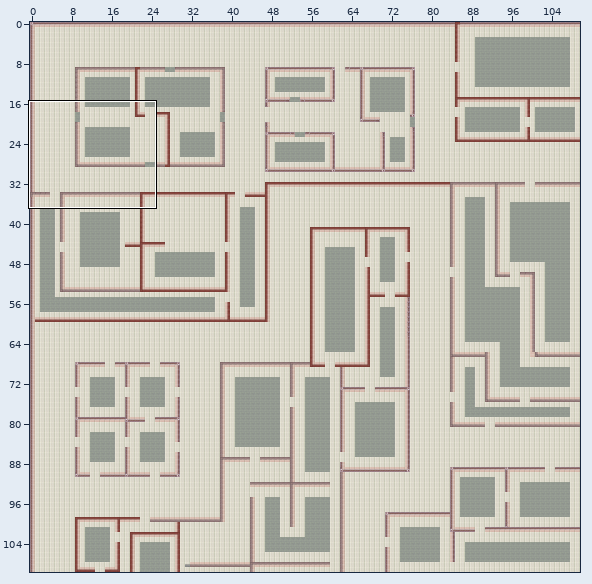
Tiled map, stored at data/map/area02.tmx. The first picture is a wide view before the edit; the outline marks the close-up.
Close-up. Before the edit:
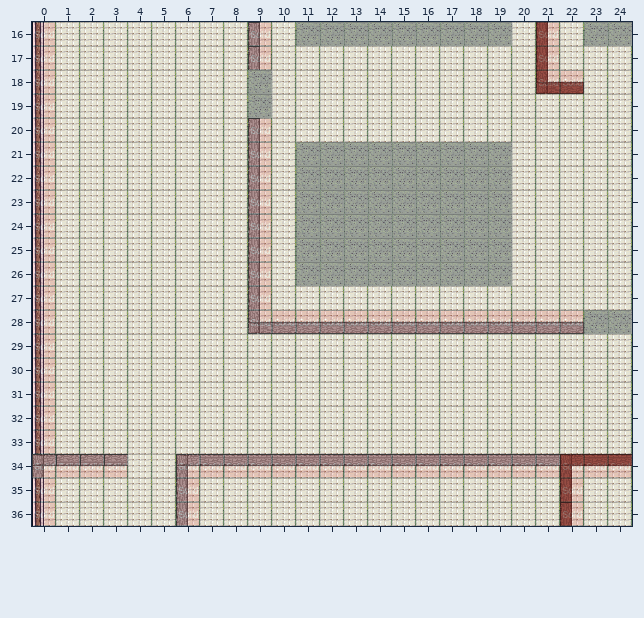
Cells are 32x32 px. Shown: x 0..24, y 16..36. The commit also changed other parts of the map, which this record leaves out. Tiles whose own drawing changed are shown in their newer look in all pictures.
The same view after the edit:
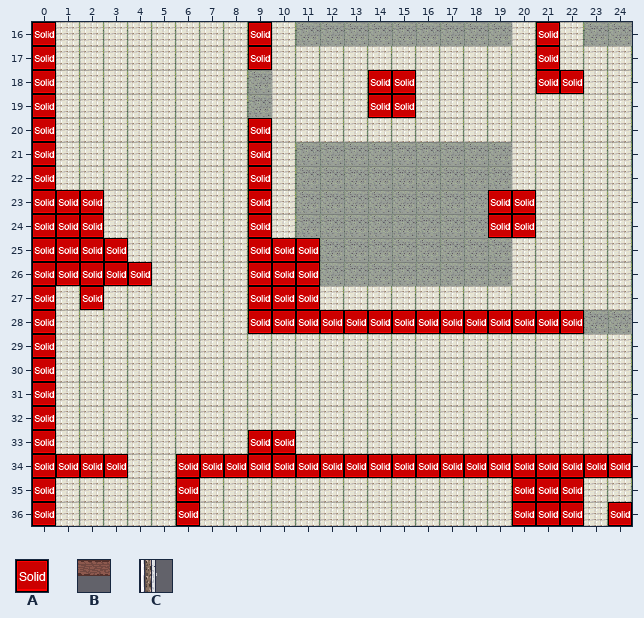
Key: from "metatiles32x32": A 0 "solid"; from "textures": B 22, C 76.
_ is an empty cell.
Diff:
layer "collision" opacity 14% -> 100%
Layer "wall":
Tile B gives way to one hidden under a higher layer in row 34 at x 23 to 24.
Tile C gives way to one hidden under a higher layer in rows 16 to 33 at x 0; in rows 35 to 36 at x 0.
Layer "collision":
Tile A is added in rows 18 to 19 at x 14 to 15; in rows 23 to 24 at x 1 to 2 and 19 to 20; in row 25 at x 1 to 3 and 10 to 11; in row 26 at x 1 to 4 and 10 to 11; in row 27 at x 2 and 10 to 11; in row 33 at x 9 to 10.
Tile A is added in row 35 at x 20 to 21; in row 36 at x 20 to 21 and 24.
